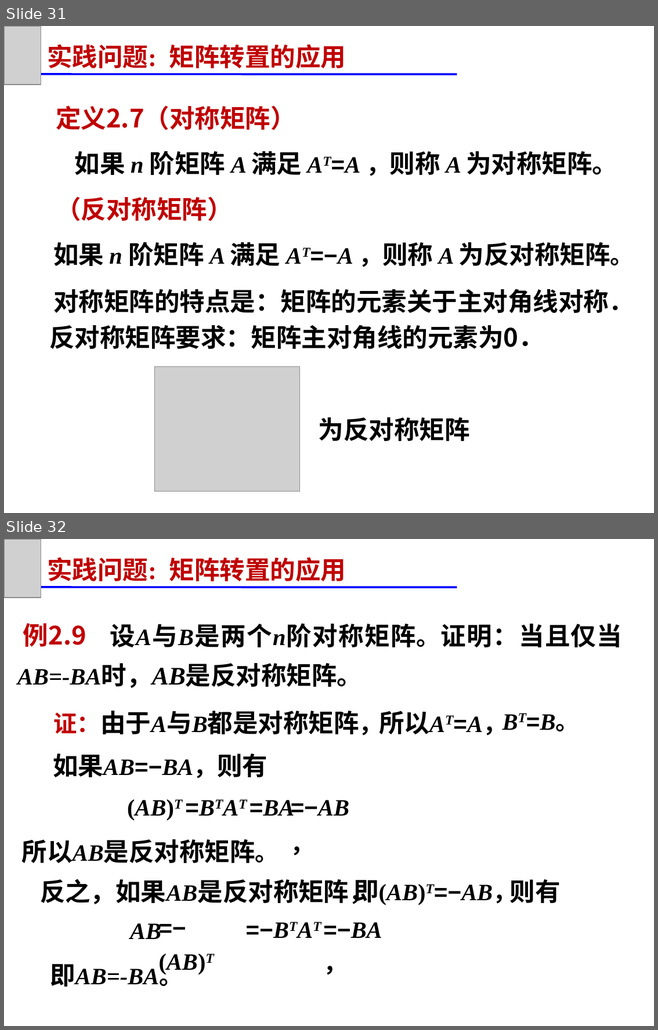
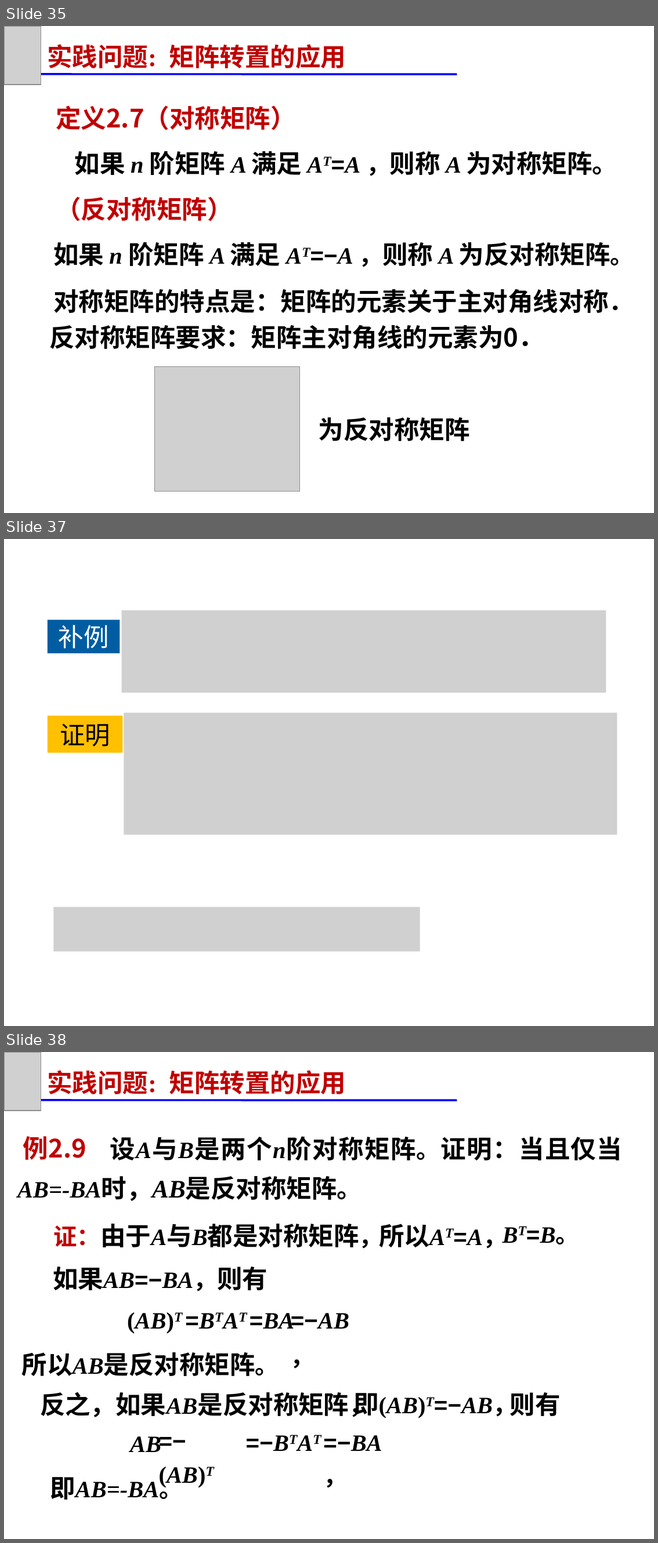
Before and after one commit to zeemeil/zeemeil.github.io, a slide deck: files/2025_2_LM/1024_0202.pptx. Shown one above the other, each under a label of ours: slides 31 and 32 before the commit, slides 35, 37 and 38 after it; the slides between them are not shown. The pictures are 658x1030 and 658x1543 pixels, drawn with LibreOffice and Linux fonts; fonts in the diff are those of the drawing; grey boxes stand for pictures. Boxes give left, top, right and bottom in pixels: in the first picture for what was removed or moved away, otherwise in the second. Text is boxed around its words. In the diff, an @@ line names an element or a change of style, - is before the commit and + after.

```diff
--- a/files/2025_2_LM/1024_0202.pptx
+++ b/files/2025_2_LM/1024_0202.pptx
@@ slide 37 added at [4,539,654,1026], background #FFFFFF @@
@@ rectangle added at [48,620,119,653], fill #005DA2, 28 pt, text #FFFFFF @@
+补例
@@ picture added at [122,610,605,693] @@
@@ rectangle added at [48,716,123,752], fill #FFC000, 28 pt, text #000000 @@
+证明
@@ picture added at [123,713,616,835] @@
@@ picture added at [53,907,419,952] @@
@@ what was slide 31 is now slide 35 @@
@@ what was slide 32 is now slide 38 @@
```
Also in this commit, not shown: 3 slides changed, 5 other slides added, 2 slides removed, 10 other files.
